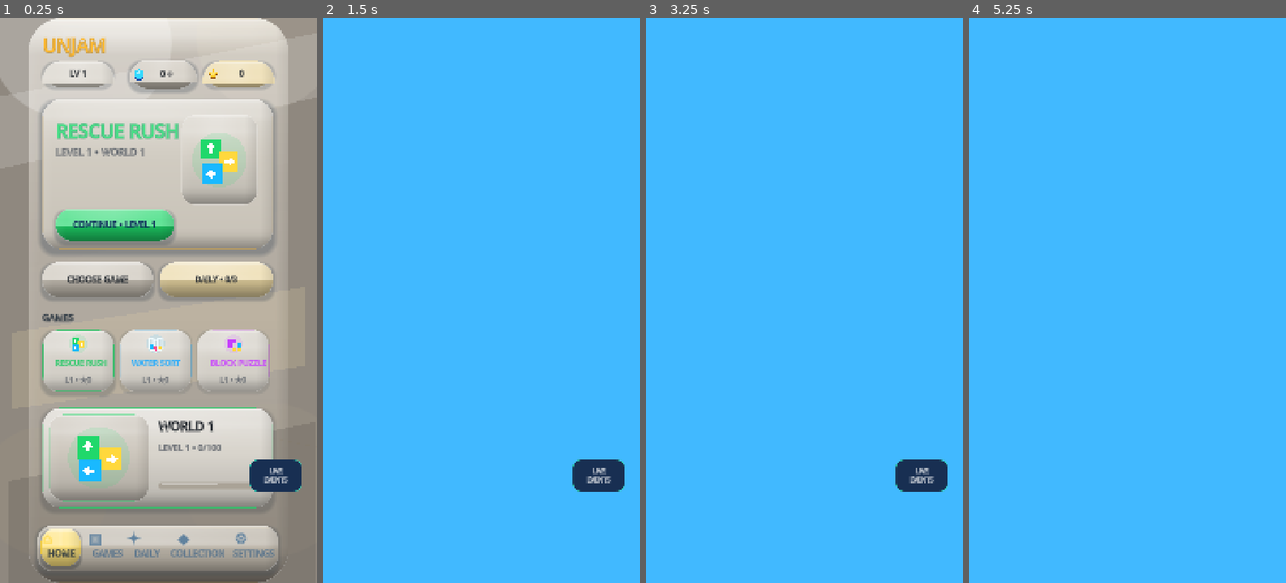
Above: before the commit, frames 1-4 (left to right).
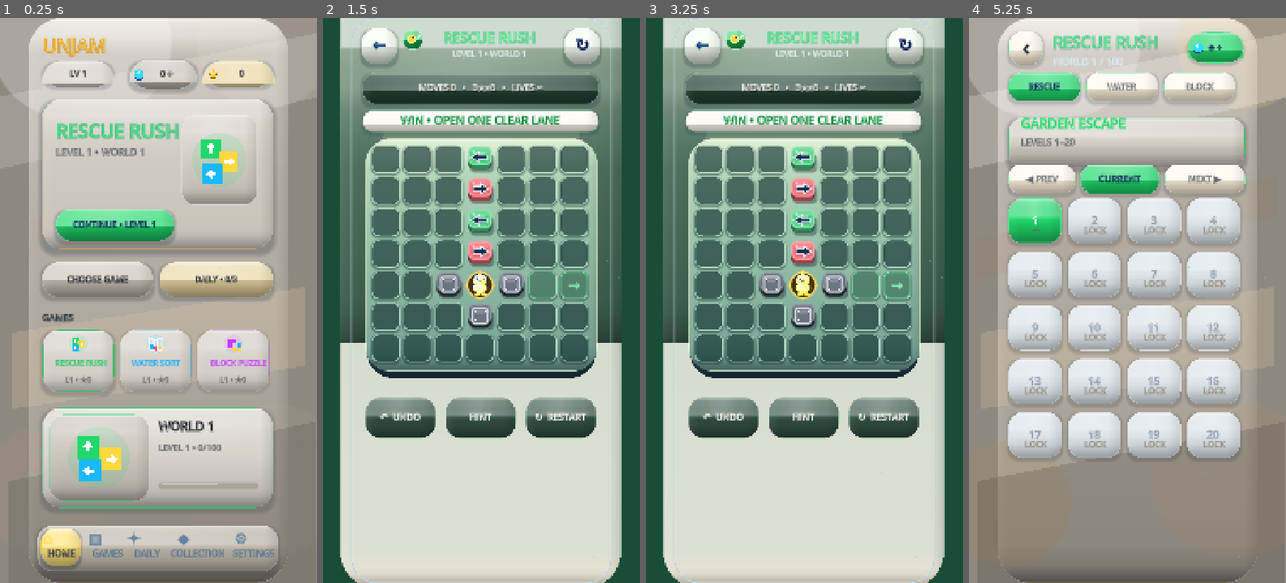
Above: after the commit, the same moments.

Repository: eghosa001/unjam
Game: Godot game, scene res://scenes/Main.tscn
Same seed, same stepped clock (60 frames per second), same inputs: the game is played once before the commit and once after it.
Inputs (mouse positions are in pixels of both pictures, inside the frame that each line leads up to):
- Up to frame 1 (0.25 s): no input
- Up to frame 2 (1.5 s): click "CONTINUE • LEVEL 1" at 0.5 s; click "PLAY NOW" at 1.25 s
- Up to frame 3 (3.25 s): click (883, 419) at 2 s, where only the run after the commit has a clickable "↻ RESTART"; click (883, 419) at 2.75 s, where only the run after the commit has a clickable "↻ RESTART"
- Up to frame 4 (5.25 s): click (1206, 419) at 3.5 s, where only the run after the commit has a clickable "↻ RESTART"; click (1244, 475) at 4.25 s, where only the run before the commit has a clickable "LIVE EVENTS"; click (1026, 46) at 5 s, where only the run after the commit has a clickable "←"

The runs differ from the first frame. In frame 1, 0.9% of the frame differs, in the area x 69-96%, y 44-84%; in frame 2, 100%, in the area x 0-100%, y 0-100%; in frame 3, 100%; in frame 4, 100%.
Error before the commit: Parse Error: The member "quality_scale" already exists in parent class res://scripts/systems/premium_visuals.gd. (res://scripts/systems/robust_premium_visuals.…

Commit message:
Keep adaptive quality owned by robust visuals

Diff:
--- a/scripts/systems/premium_visuals.gd
+++ b/scripts/systems/premium_visuals.gd
@@ -8,11 +8,6 @@
 var _ambient_nodes: Array[Polygon2D] = []
 var _ambient_wrap_y := 1040.0
 var _ambient_accumulator := 0.0
-# Exposed for procedural surfaces that already scale particle/glow work.
-# Keep full quality by default; the frame-rate cap below removes waste without
-# changing art density.
-var quality_scale := 1.0
-
 const AMBIENT_UPDATE_FPS := 30.0
 const AMBIENT_UPDATE_INTERVAL := 1.0 / AMBIENT_UPDATE_FPS
 
